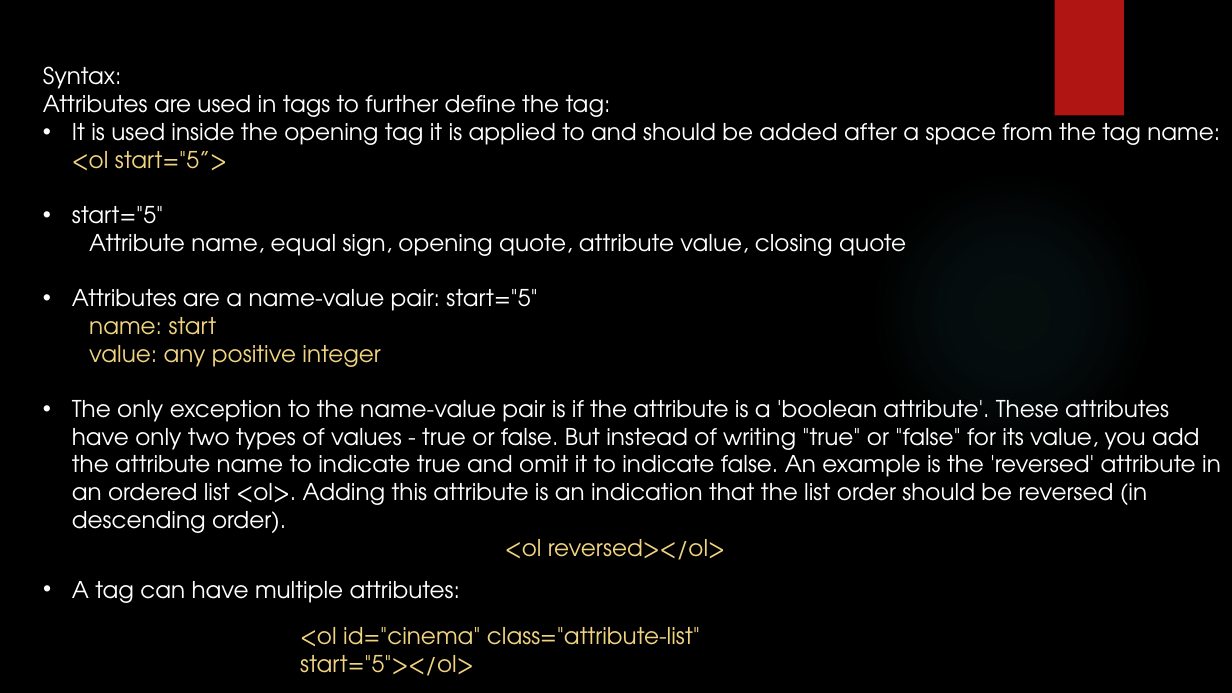
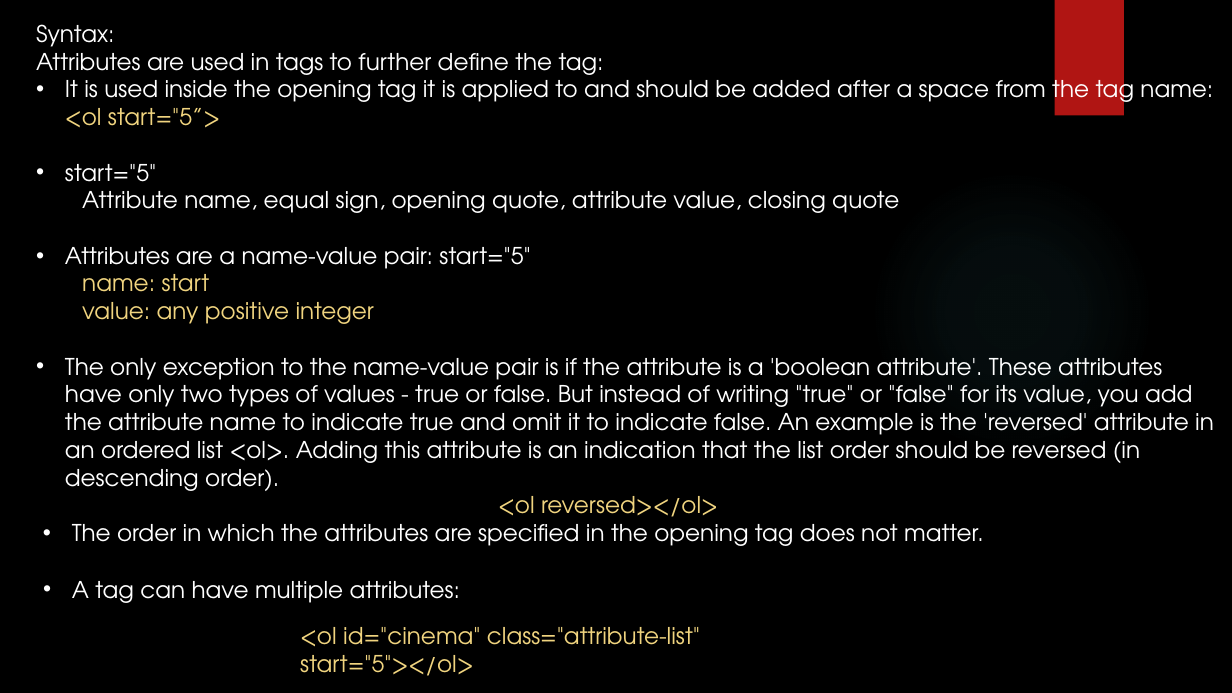
Before and after one commit to yogeshwar1996/HTML5CSS, a slide deck: slide 23 of Fundamentals of HTML and CSS.pptx. Drawn at 1232x693 pixels with LibreOffice and Linux fonts; fonts in the diff are those of the drawing; background and template pictures are left out. Boxes give left, top, right and bottom in pixels: in the first picture for what was removed or moved away, otherwise in the second. Text is boxed around its words. In the diff, an @@ line names an element or a change of style, - is before the commit and + after.

Commit message:
update slide for attributes syntax and intro and add lside for id and clas attribute

```diff
--- a/Fundamentals of HTML and CSS.pptx
+++ b/Fundamentals of HTML and CSS.pptx
@@ text "Syntax:" rewrapped from [43, 66, 1221, 560] to [36, 24, 1214, 525] @@
@@ text added at [72, 524, 984, 546], 18 pt, text #FFFFFF @@
+• The order in which the attributes are specified in the opening tag does not matter.
```
Also in this commit, not shown: 16 slides added.
